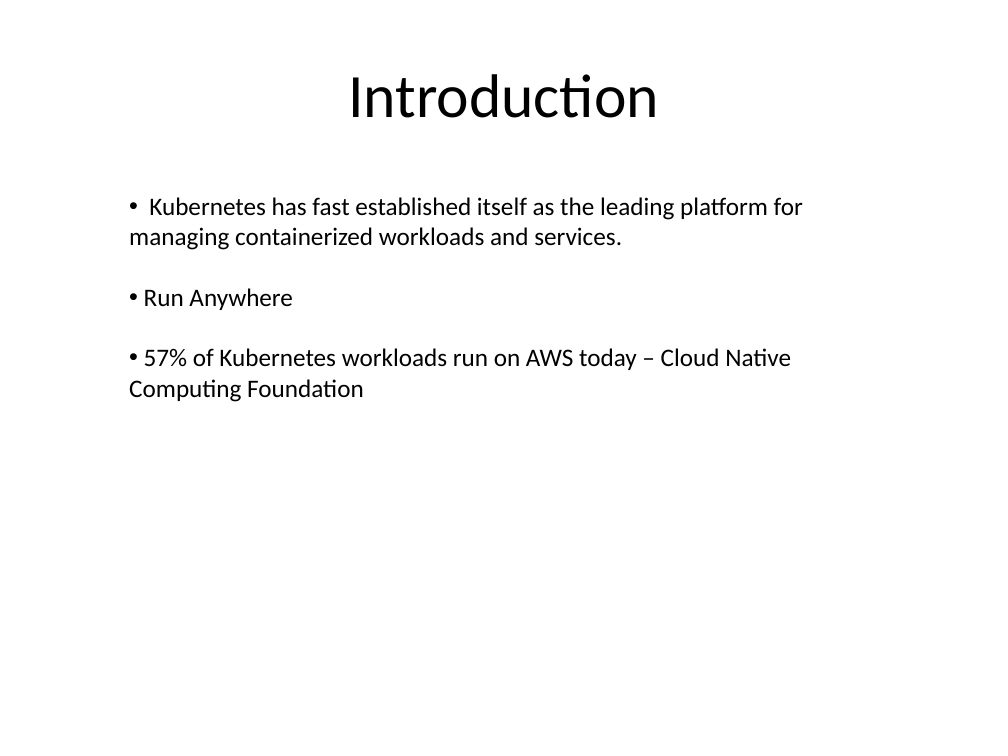
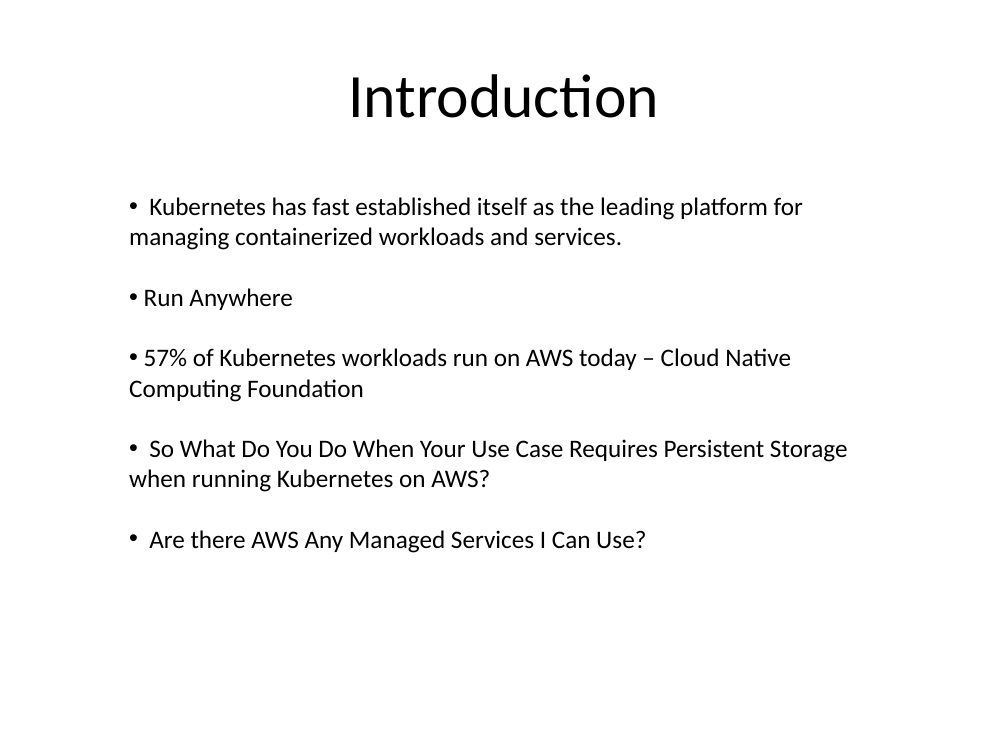
Before and after one commit to anjilinux/project-eks-efs-pv, a slide deck: slide 2 of slides/AWS-EKS-Cluster-EFS-Provisioner.pptx. Drawn at 1008x756 pixels with LibreOffice and Linux fonts; fonts in the diff are those of the drawing; background and template pictures are left out. Boxes give left, top, right and bottom in pixels: in the first picture for what was removed or moved away, otherwise in the second. Text is boxed around its words. In the diff, an @@ line names an element or a change of style, - is before the commit and + after.

```diff
--- a/slides/AWS-EKS-Cluster-EFS-Provisioner.pptx
+++ b/slides/AWS-EKS-Cluster-EFS-Provisioner.pptx
@@ text at [129,439,848,553]: paragraphs added @@
+• So What Do You Do When Your Use Case Requires Persistent Storage when running Kubernetes on AWS?
+• Are there AWS Any Managed Services I Can Use?
```
Also in this commit, not shown: 4 other slides changed.
